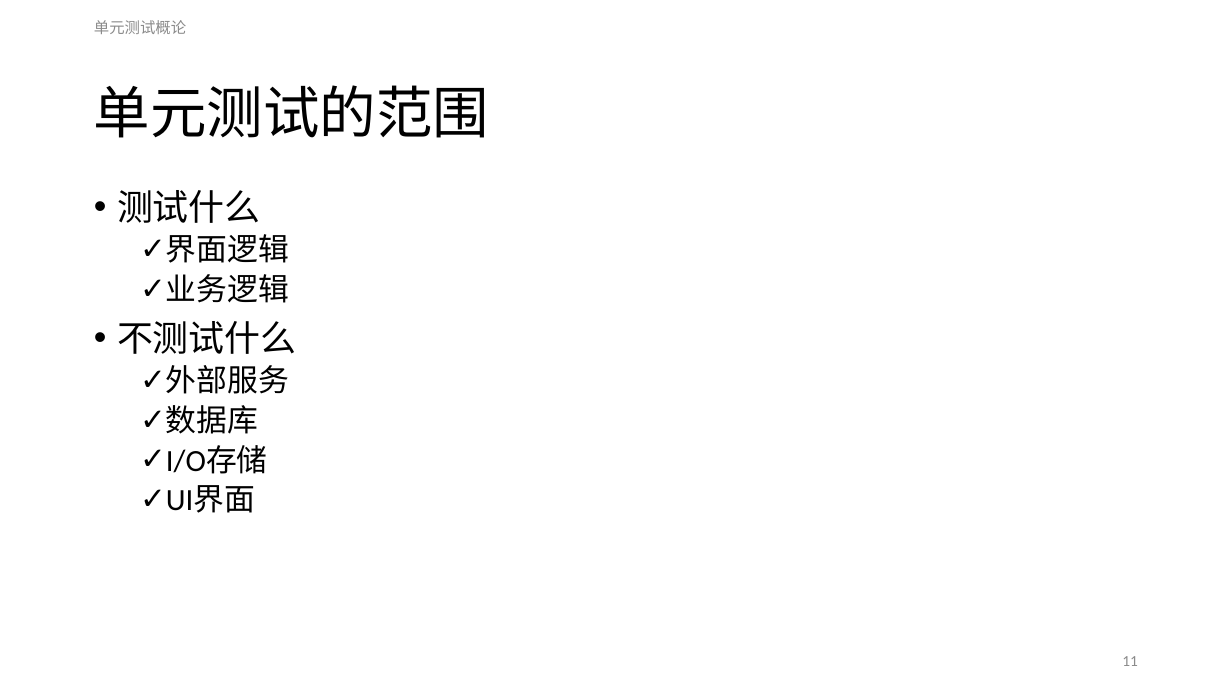
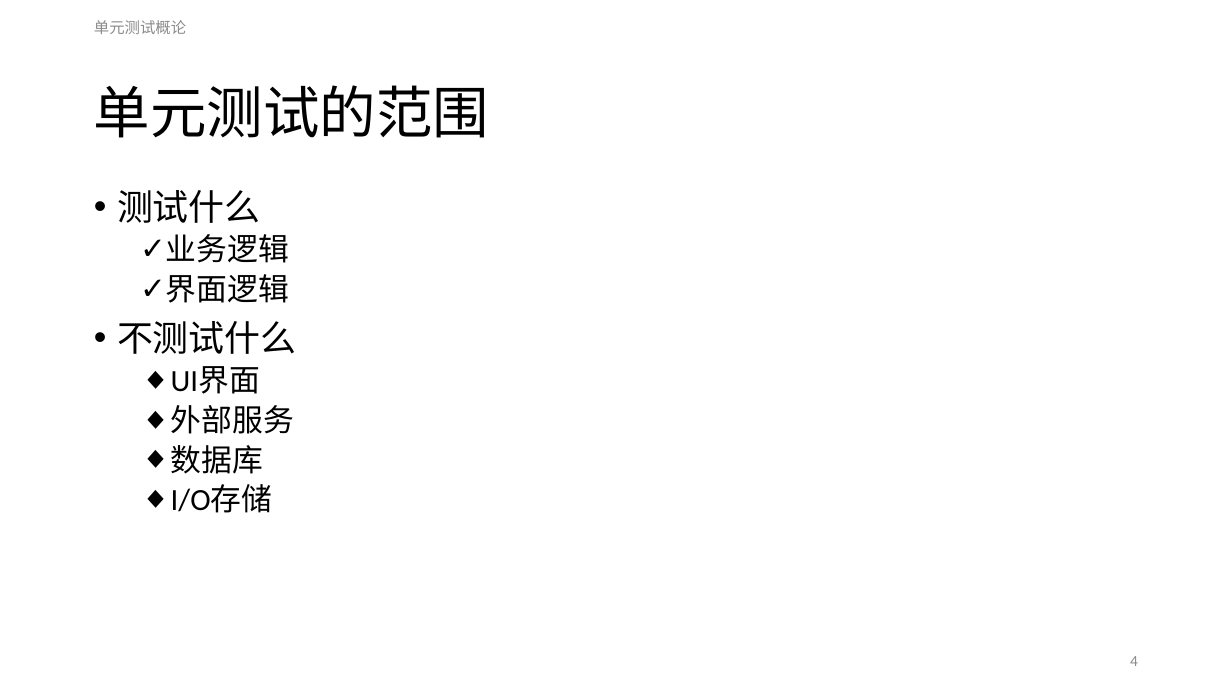
Before and after one commit to ReganHe/SharpUnitTest, a slide deck: slide 4 of MyUnitTest/Document/单元测试.pptx (slide 11 before the commit). Drawn at 1232x693 pixels with LibreOffice and Linux fonts; fonts in the diff are those of the drawing. Boxes give left, top, right and bottom in pixels: in the first picture for what was removed or moved away, otherwise in the second. Text is boxed around its words. In the diff, an @@ line names an element or a change of style, - is before the commit and + after.

```diff
--- a/MyUnitTest/Document/单元测试.pptx
+++ b/MyUnitTest/Document/单元测试.pptx
@@ text at (x1=166, y1=234, x2=289, y2=263): paragraph added @@
+  ✓ 业务逻辑
@@ text at (x1=166, y1=274, x2=289, y2=303): paragraph removed @@
-  ✓ 业务逻辑
@@ text at (x1=171, y1=366, x2=260, y2=394): paragraph added @@
+  ◆ UI界面
@@ text at (x1=171, y1=405, x2=294, y2=513): bullet ✓ to ◆ @@
@@ text at (x1=166, y1=485, x2=255, y2=513): paragraph removed @@
-  ✓ UI界面
@@ page number at (x1=1130, y1=656, x2=1138, y2=666): text changed @@
-11
+4
```
Also in this commit, not shown: 6 other slides changed, 1 slide added, 3 slides removed.
